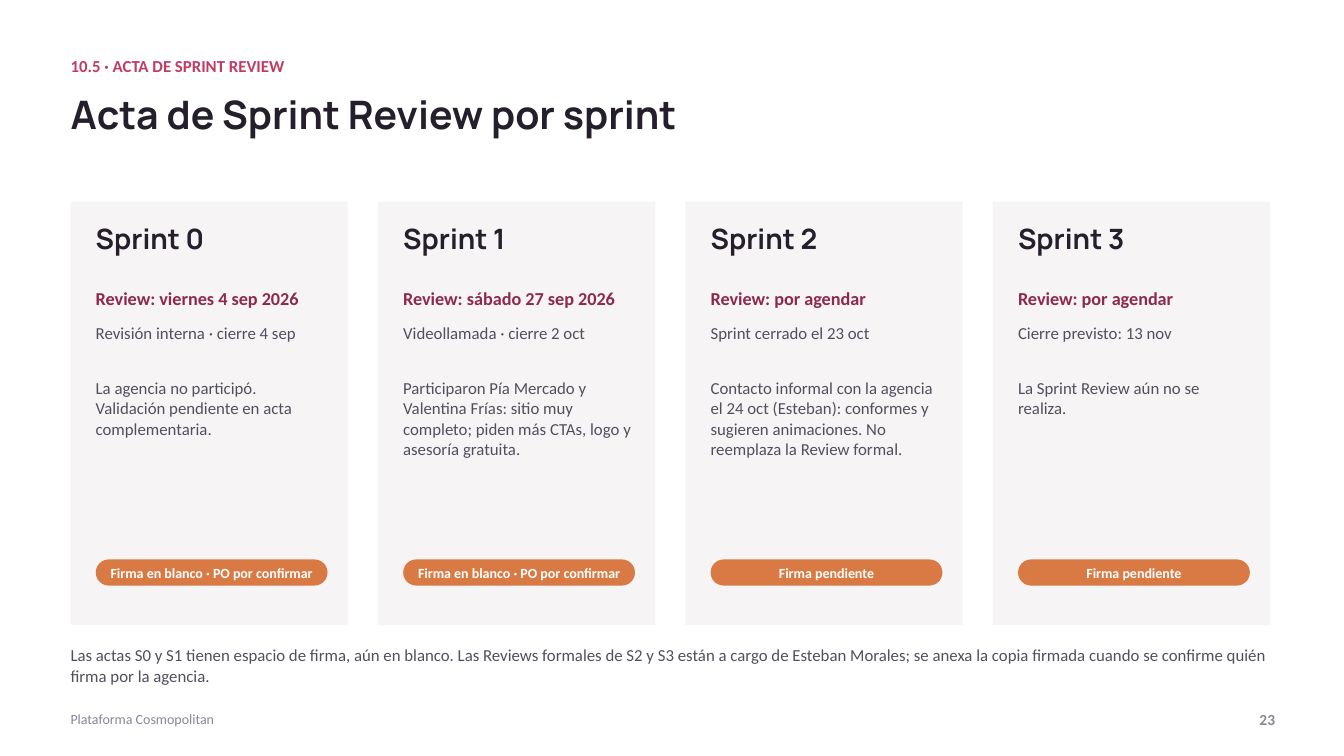
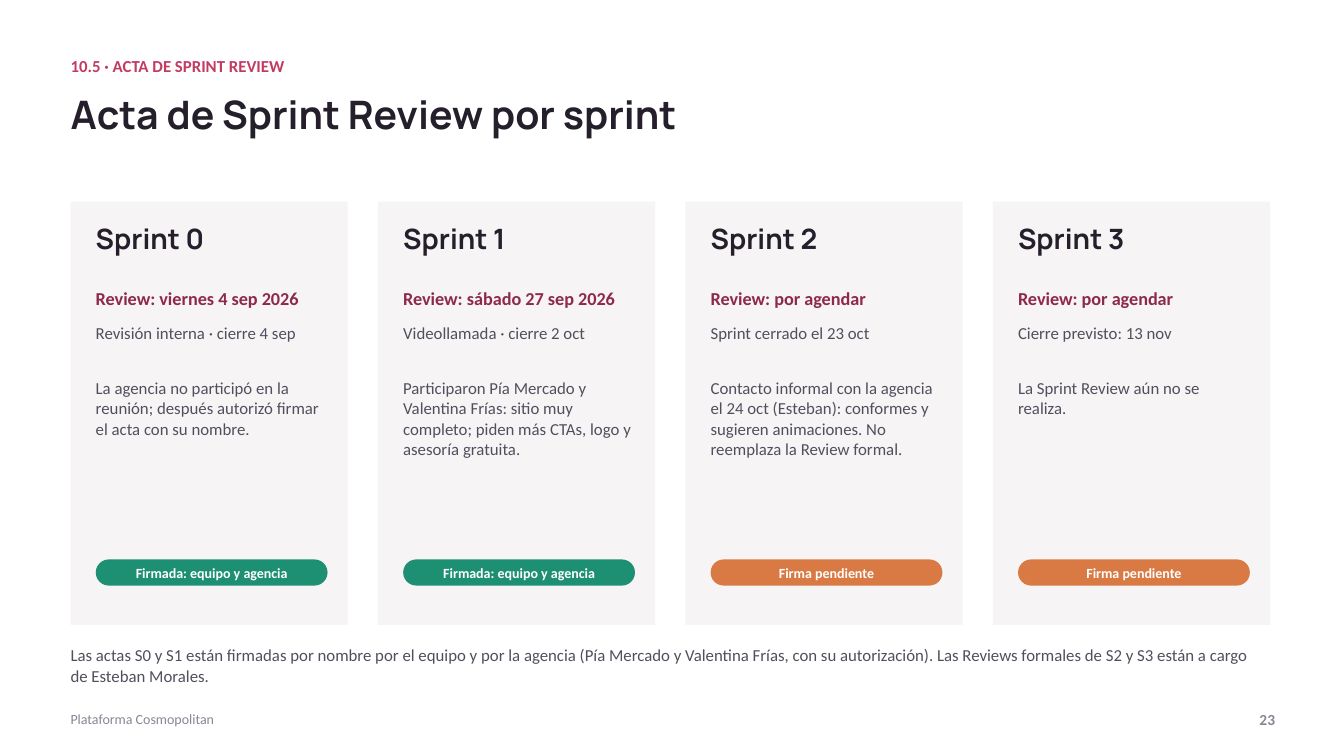
Before and after one commit to ChristianCuadra/capstone, a slide deck: slide 23 of Fase 2/Evidencias Proyecto/Presentación Proyecto.pptx. Drawn at 1344x756 pixels with LibreOffice and Linux fonts; fonts in the diff are those of the drawing. Boxes give left, top, right and bottom in pixels: in the first picture for what was removed or moved away, otherwise in the second. Text is boxed around its words. In the diff, an @@ line names an element or a change of style, - is before the commit and + after.

Commit message:
Actas de Sprint Review S0 y S1: firmas por nombre de la agencia; presentación las muestra como firmadas

```diff
--- a/Fase 2/Evidencias Proyecto/Presentación Proyecto.pptx
+++ b/Fase 2/Evidencias Proyecto/Presentación Proyecto.pptx
@@ text at (96,382,319,435): text changed @@
-La agencia no participó. Validación pendiente en acta complementaria.
+La agencia no participó en la reunión; después autorizó firmar el acta con su nombre.
@@ rounded rectangle "Firmada: equipo y agencia" at (96,560,328,586): fill #D97A44 to #1D8F73 @@
@@ text in rounded rectangle at (136,568,288,581): text changed @@
-Firma en blanco · PO por confirmar
+Firmada: equipo y agencia
@@ rounded rectangle "Firmada: equipo y agencia" at (403,560,635,586): fill #D97A44 to #1D8F73 @@
@@ text in rounded rectangle at (443,568,595,581): text changed @@
-Firma en blanco · PO por confirmar
+Firmada: equipo y agencia
@@ text at (71,649,1247,682): text changed @@
-Las actas S0 y S1 tienen espacio de firma, aún en blanco. Las Reviews formales de S2 y S3 están a cargo de Esteban Morales; se anexa la copia firmada cuando se confirme quién firma por la agencia.
+Las actas S0 y S1 están firmadas por nombre por el equipo y por la agencia (Pía Mercado y Valentina Frías, con su autorización). Las Reviews formales de S2 y S3 están a cargo de Esteban Morales.
```
Also in this commit, not shown: 2 other files.
